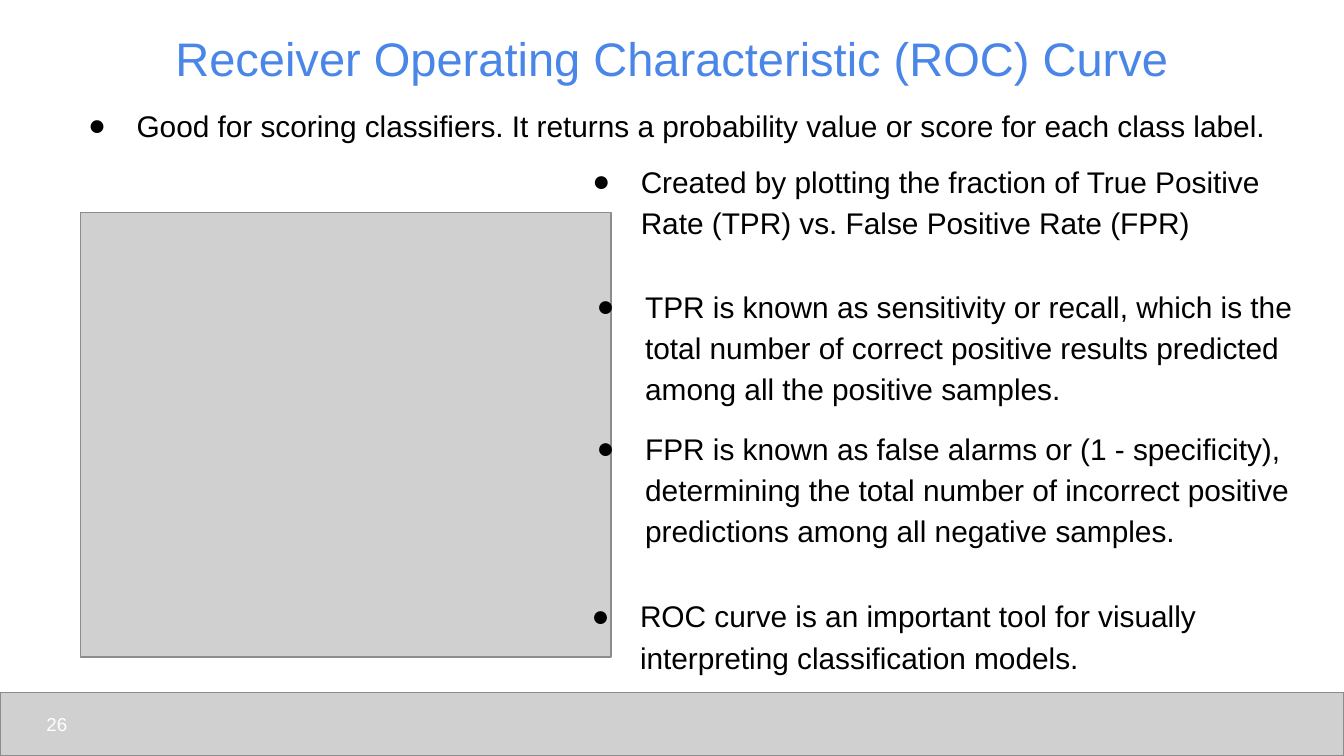
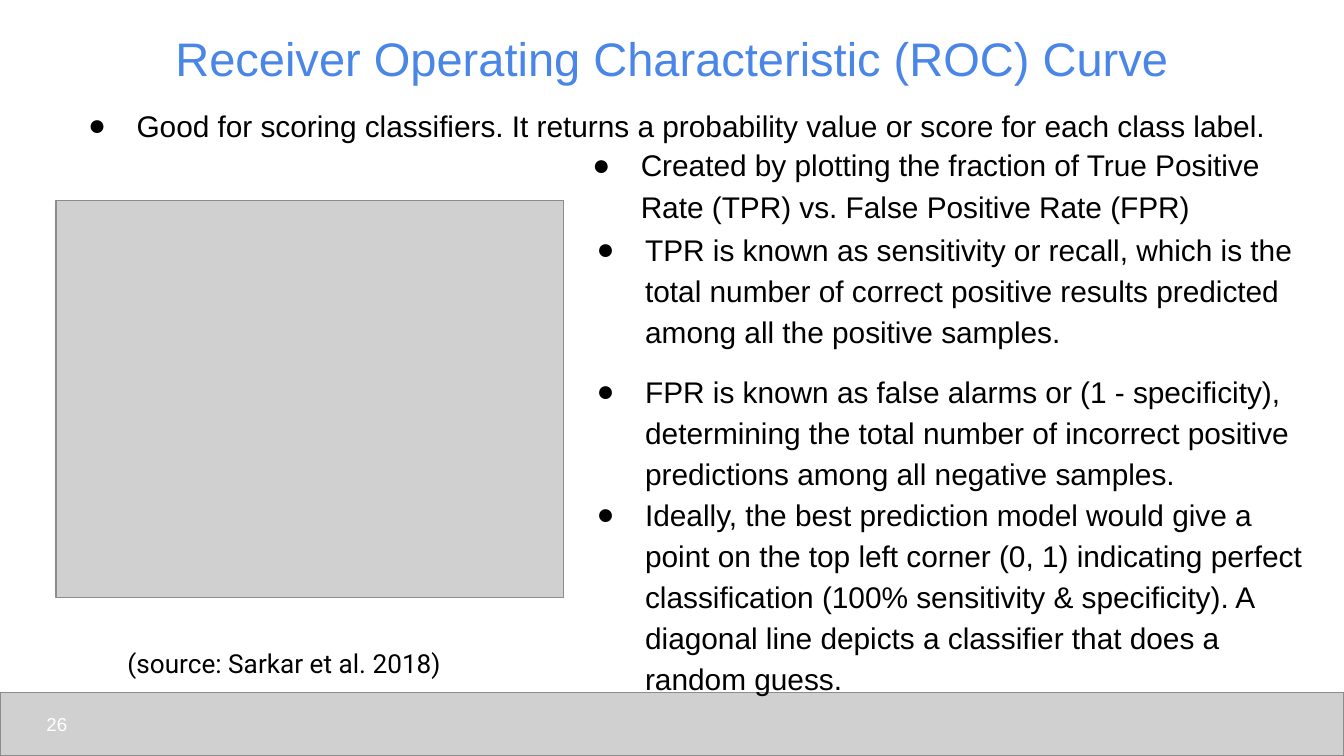
Before and after one commit to udel-cbcb/al_ml_workshop, a slide deck: slide 26 of Day_4/Lectures/Day_4_Lecture_1_ML_Models_and_Model_Evaluation.pptx. Drawn at 1344x756 pixels with LibreOffice and Linux fonts; fonts in the diff are those of the drawing; grey boxes stand for pictures. Boxes give left, top, right and bottom in pixels: in the first picture for what was removed or moved away, otherwise in the second. Text is boxed around its words. In the diff, an @@ line names an element or a change of style, - is before the commit and + after.

```diff
--- a/Day_4/Lectures/Day_4_Lecture_1_ML_Models_and_Model_Evaluation.pptx
+++ b/Day_4/Lectures/Day_4_Lecture_1_ML_Models_and_Model_Evaluation.pptx
@@ text "Created by plotting the fraction ...": place and size @@
-text "Created by plotting the fraction ..." at (641,171,1259,240)
+text "Created by plotting the fraction ..." at (641,154,1259,223)
@@ picture: place and size @@
-picture at (81,212,612,657)
+picture at (56,200,564,598)
@@ text "TPR is known as sensitivity ...": place and size @@
-text "TPR is known as sensitivity ..." at (645,296,1291,548)
+text "TPR is known as sensitivity ..." at (645,239,1291,491)
@@ text added at (645,504,1302,696), 16 pt, text #000000 @@
+● Ideally, the best prediction model would give a point on the top left corner (0, 1) indicating perfect classification (100% sensitivity & specificity). A diagonal line depicts a classifier that does a random guess.
@@ text removed at (640,605,1196,674) @@
-● ROC curve is an important tool for visually
-interpreting classification models.
@@ text added at (127,652,441,679), 14 pt, text #000000 @@
+(source: Sarkar et al. 2018)
```
Also in this commit, not shown: 5 other files.
